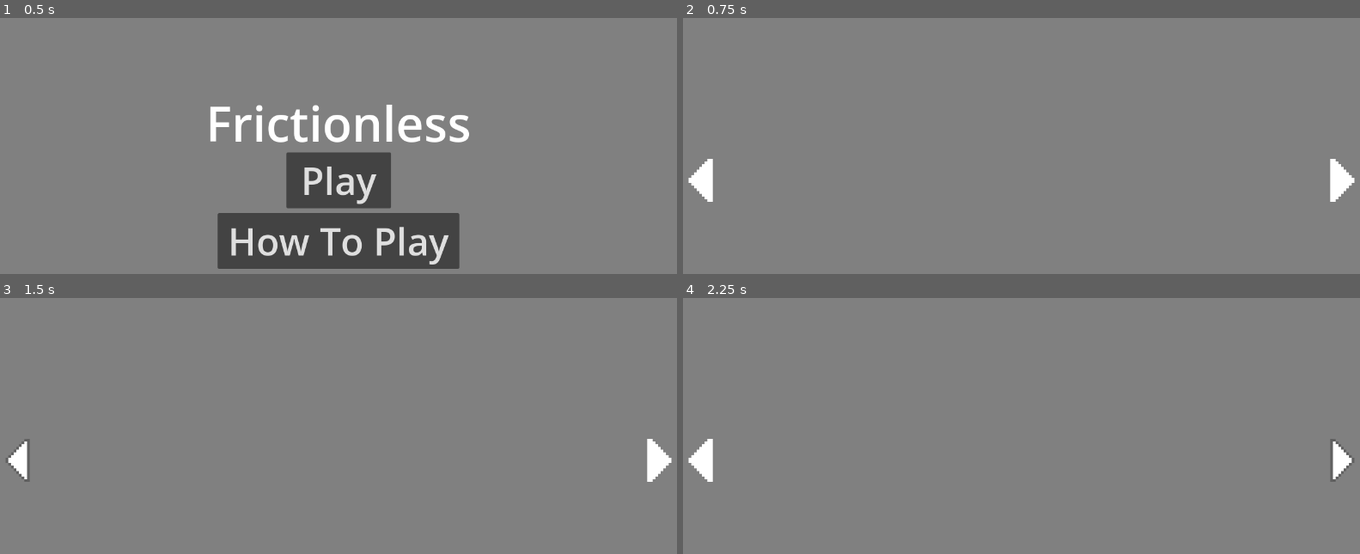
Above: before the commit, frames 1-4 (two rows, left to right).
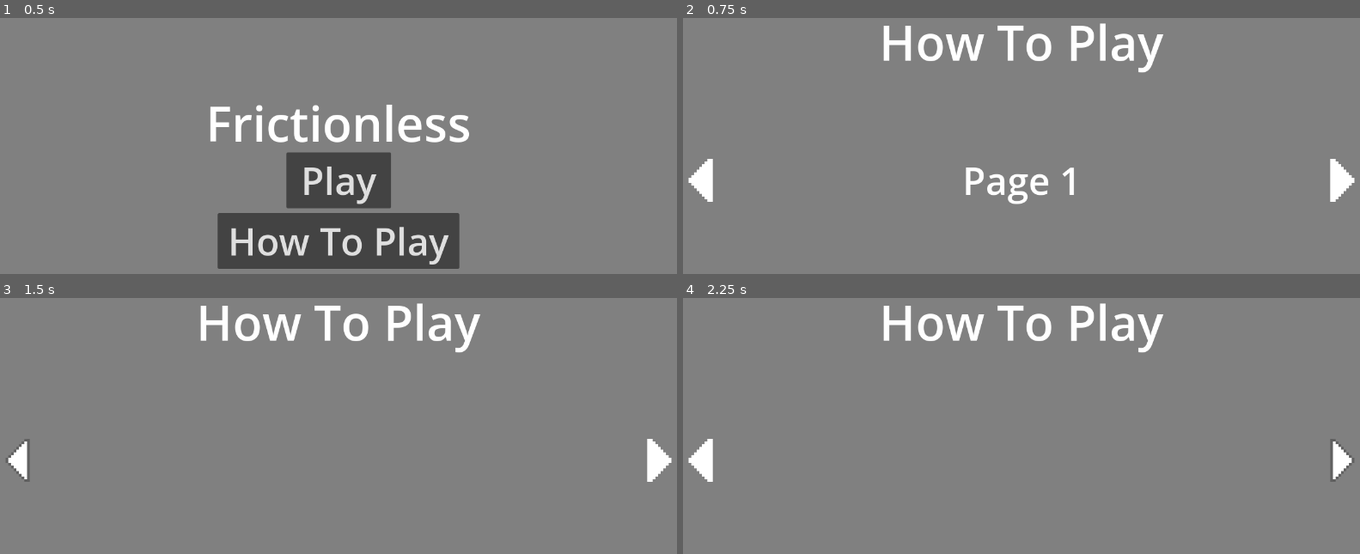
Above: after the commit, the same moments.

Repository: gabeschrock/frictionless
Game: Godot game, scene res://main.tscn
Two runs of this game, one before a commit and one after it. Both use one fixed random seed, a clock stepped at 60 frames per second and the inputs below.
Inputs (mouse positions are in pixels of both pictures, inside the frame that each line leads up to):
- Up to frame 1 (0.5 s): no input
- Up to frame 2 (0.75 s): click "How To Play" at 0.5 s
- Up to frame 3 (1.5 s): click (20, 459) at 1.25 s
- Up to frame 4 (2.25 s): click (1339, 459) at 2 s

Frame 1 is identical in both runs. In frame 2, 2.8% of the frame differs, in the area x 29-71%, y 2-73%; in frame 3, 2.1%; in frame 4, 2.1%.
Error after the commit: Invalid assignment of property or key 'visible' with value of type 'bool' on a base object of type 'null instance'. (res://menus/how_to_play.gd:33)

Commit message:
removed unused assets and added pages to How to Play menu

Diff:
--- a/menus/how_to_play.gd
+++ b/menus/how_to_play.gd
@@ -1,5 +1,8 @@
 extends CanvasLayer
 
+var PAGE_COUNT = 2
+
+var page = 0
 @onready var main_node = get_parent()
 
 func _ready():
@@ -22,7 +25,17 @@
 		self.queue_free()
 
 func _on_left_button_pressed():
-	print("left button pressed")
+	self.get_node("Page" + str(page)).visible = false
+
+	page -= 1
+	page %= PAGE_COUNT
+
+	self.get_node("Page" + str(page)).visible = true
 
 func _on_right_button_pressed():
-	print("right button pressed")
+	self.get_node("Page" + str(page)).visible = false
+
+	page += 1
+	page %= PAGE_COUNT
+
+	self.get_node("Page" + str(page)).visible = true
--- a/menus/how_to_play.tscn
+++ b/menus/how_to_play.tscn
@@ -1,7 +1,8 @@
-[gd_scene load_steps=7 format=3 uid="uid://bhq4ebcn32ta4"]
+[gd_scene load_steps=8 format=3 uid="uid://bhq4ebcn32ta4"]
 
 [ext_resource type="Texture2D" uid="uid://qic2d1nhtcrm" path="res://assets/arrow-button/normal.png" id="1_lqt5p"]
 [ext_resource type="Script" path="res://menus/how_to_play.gd" id="1_m5p0u"]
+[ext_resource type="Theme" uid="uid://qkfcmq8oqw2k" path="res://resources/menu_theme.tres" id="2_6bo4g"]
 [ext_resource type="Texture2D" uid="uid://cd5ieq57u4aeq" path="res://assets/arrow-button/pressed.png" id="2_hr6wo"]
 [ext_resource type="Texture2D" uid="uid://cxqjx83baf1ql" path="res://assets/arrow-button/hover.png" id="3_kbqgq"]
 [ext_resource type="Texture2D" uid="uid://dsxbnydjk4bh1" path="res://assets/arrow-button/disabled.png" id="4_dbvgg"]
@@ -9,6 +10,19 @@
 
 [node name="HowToPlay" type="CanvasLayer"]
 script = ExtResource("1_m5p0u")
+
+[node name="Title" type="Label" parent="."]
+anchors_preset = 5
+anchor_left = 0.5
+anchor_right = 0.5
+offset_left = -264.5
+offset_right = 264.5
+offset_bottom = 124.0
+grow_horizontal = 2
+size_flags_horizontal = 4
+theme = ExtResource("2_6bo4g")
+theme_override_font_sizes/font_size = 90
+text = "How To Play"
 
 [node name="LeftButton" type="TextureButton" parent="."]
 texture_filter = 1
@@ -50,5 +64,42 @@
 texture_focused = ExtResource("6_r1l6u")
 stretch_mode = 0
 
+[node name="Page0" type="CanvasLayer" parent="."]
+
+[node name="Label" type="Label" parent="Page0"]
+anchors_preset = 8
+anchor_left = 0.5
+anchor_top = 0.5
+anchor_right = 0.5
+anchor_bottom = 0.5
+offset_left = -110.5
+offset_top = -48.0
+offset_right = 110.5
+offset_bottom = 48.0
+grow_horizontal = 2
+grow_vertical = 2
+size_flags_horizontal = 4
+theme = ExtResource("2_6bo4g")
+text = "Page 1"
+
+[node name="Page1" type="CanvasLayer" parent="."]
+visible = false
+
+[node name="Label" type="Label" parent="Page1"]
+anchors_preset = 8
+anchor_left = 0.5
+anchor_top = 0.5
+anchor_right = 0.5
+anchor_bottom = 0.5
+offset_left = -110.5
+offset_top = -48.0
+offset_right = 110.5
+offset_bottom = 48.0
+grow_horizontal = 2
+grow_vertical = 2
+size_flags_horizontal = 4
+theme = ExtResource("2_6bo4g")
+text = "Page 2"
+
 [connection signal="pressed" from="LeftButton" to="." method="_on_left_button_pressed"]
 [connection signal="pressed" from="RightButton" to="." method="_on_right_button_pressed"]
Binary file removed: assets/Tile base.png
Not shown, removed: assets/Tile base.png.import
Binary file removed: assets/Tile placeholder.png
Not shown, removed: assets/Tile placeholder.png.import
Binary file removed: assets/arrow-button/click-mask.bmp
Not shown, removed: assets/arrow-button/click-mask.bmp.import
Binary file removed: assets/crate.png
Not shown, removed: assets/crate.png.import
